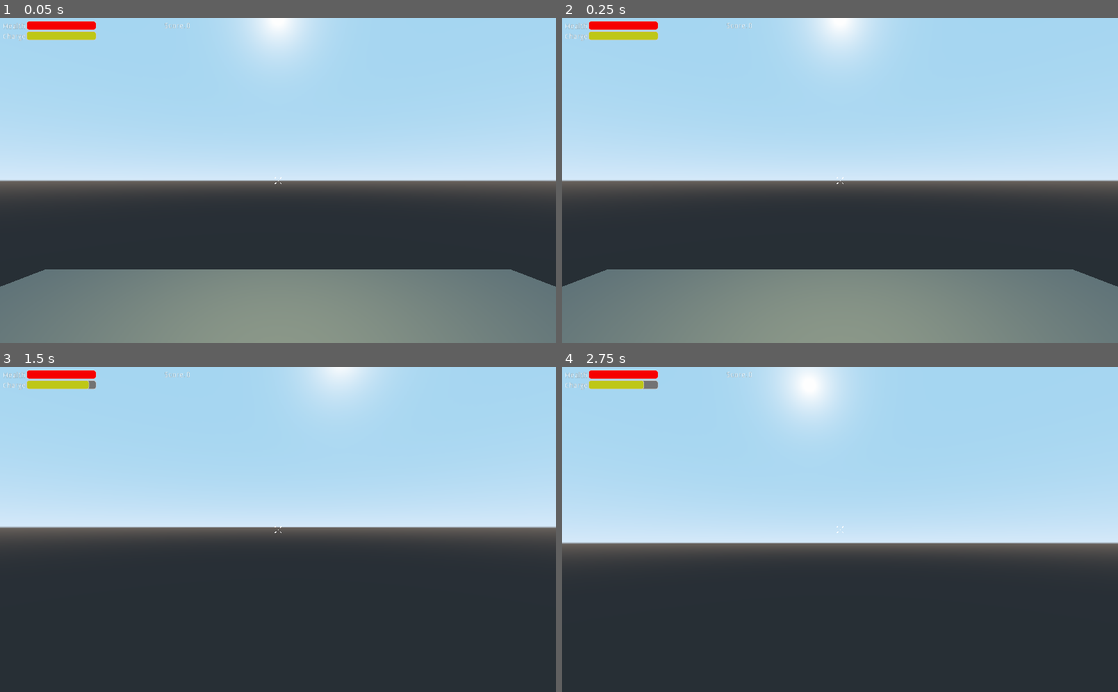
Above: before the commit, frames 1-4 (two rows, left to right).
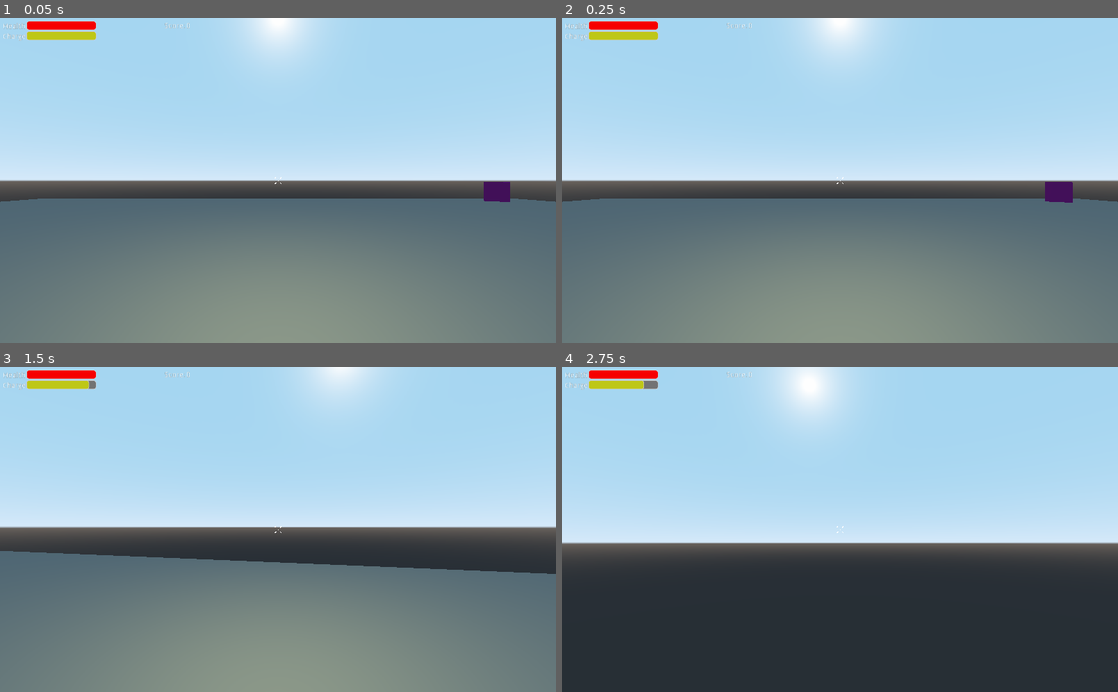
Above: after the commit, the same moments.

Repository: Bricode/BestGroupGameJam2021
Game: Godot game, scene res://Levels/TestingLasersLevel.tscn
The game is run twice, just before and just after one commit, with the same random seed, the same clock (stepped at 60 frames per second) and the same inputs. This scene is started directly instead of the project's main scene.
Inputs (mouse positions are in pixels of both pictures, inside the frame that each line leads up to):
- Up to frame 1 (0.05 s): no input
- Up to frame 2 (0.25 s): no input
- Up to frame 3 (1.5 s): tap Enter at 0.5 s; move the mouse to (305, 529) at 0.52 s; press the mouse at (305, 529) at 0.53 s; hold W (move_forward) from 0.53 s (still down); tap Space (jump) at 0.77 s; move the mouse to (250, 529) at 1.27 s; release the mouse at (250, 529) at 1.28 s; tap Shift (sprint) at 1.35 s
- Up to frame 4 (2.75 s): keep holding W (move_forward); tap Space (jump) at 1.52 s; move the mouse to (851, 523) at 2.02 s; press the mouse at (851, 523) at 2.03 s

The runs differ from the first frame. In frame 1, 22% of the frame differs, in the area x 0-100%, y 50-83%; in frame 2, 22%; in frame 3, 40%, in the area x 0-100%, y 56-100%; in frame 4, nothing differs.
Error in both runs: Attempt to call function 'add_child' in base 'null instance' on a null instance. (res://Player/Player.gd:65)

Commit message:
Emu Walking enemy and Rhino Walking enemy that charges

Diff:
--- /dev/null
+++ b/BestGroupGameJam2021/Enemy/Emu.gd
@@ -0,0 +1,24 @@
+extends KinematicBody
+
+
+# Declare member variables here. Examples:
+# var a = 2
+# var b = "text"
+onready var player = get_parent().get_parent().get_node("Player")
+var speed = 200
+# Called when the node enters the scene tree for the first time.
+func _ready():
+	pass # Replace with function body.
+func _process(delta):
+	var move = Vector3(0,0,0)
+	look_at(player.global_transform.origin, Vector3.UP)
+	rotation_degrees.x = 0
+	var direction = -player.transform.origin.direction_to(transform.origin) *speed
+	var player_vec3 = player.transform.origin
+	var enemy_vec3 = transform.origin
+	if Vector2(player_vec3.x,player_vec3.z).distance_to(Vector2(enemy_vec3.x,enemy_vec3.z)) <= 3:
+		direction = Vector3(0,0,0)
+	move_and_slide(direction * delta, Vector3.UP)
+# Called every frame. 'delta' is the elapsed time since the previous frame.
+#func _process(delta):
+#	pass
--- /dev/null
+++ b/BestGroupGameJam2021/Enemy/Emu.tscn
@@ -0,0 +1,17 @@
+[gd_scene load_steps=4 format=2]
+
+[ext_resource path="res://Enemy/Emu.gd" type="Script" id=1]
+
+[sub_resource type="CubeMesh" id=1]
+
+[sub_resource type="BoxShape" id=2]
+
+[node name="Emu" type="KinematicBody"]
+script = ExtResource( 1 )
+
+[node name="MeshInstance" type="MeshInstance" parent="."]
+mesh = SubResource( 1 )
+material/0 = null
+
+[node name="CollisionShape" type="CollisionShape" parent="."]
+shape = SubResource( 2 )
--- /dev/null
+++ b/BestGroupGameJam2021/Enemy/Rhino.gd
@@ -0,0 +1,29 @@
+extends KinematicBody
+
+
+# Declare member variables here. Examples:
+# var a = 2
+# var b = "text"
+onready var player = get_parent().get_parent().get_node("Player")
+var speed = 300
+# Called when the node enters the scene tree for the first time.
+func _ready():
+	pass
+func _process(delta):
+	var move = Vector3(0,0,0)
+	look_at(player.global_transform.origin, Vector3.UP)
+	rotation_degrees.x = 0
+	var direction = -player.transform.origin.direction_to(transform.origin) *speed
+	var player_vec3 = player.transform.origin
+	var enemy_vec3 = transform.origin
+	if Vector2(player_vec3.x,player_vec3.z).distance_to(Vector2(enemy_vec3.x,enemy_vec3.z)) <= 10:
+		speed = 500
+	elif Vector2(player_vec3.x,player_vec3.z).distance_to(Vector2(enemy_vec3.x,enemy_vec3.z)) > 10:
+		speed = 300
+	if Vector2(player_vec3.x,player_vec3.z).distance_to(Vector2(enemy_vec3.x,enemy_vec3.z)) <= 3:
+		direction = Vector3(0,0,0)
+	move_and_slide(direction * delta, Vector3.UP)
+
+# Called every frame. 'delta' is the elapsed time since the previous frame.
+#func _process(delta):
+#	pass
--- /dev/null
+++ b/BestGroupGameJam2021/Enemy/Rhino.tscn
@@ -0,0 +1,20 @@
+[gd_scene load_steps=5 format=2]
+
+[ext_resource path="res://Enemy/Rhino.gd" type="Script" id=1]
+
+[sub_resource type="CubeMesh" id=1]
+
+[sub_resource type="SpatialMaterial" id=3]
+albedo_color = Color( 0.968627, 0, 1, 1 )
+
+[sub_resource type="BoxShape" id=2]
+
+[node name="Rhino" type="KinematicBody"]
+script = ExtResource( 1 )
+
+[node name="MeshInstance" type="MeshInstance" parent="."]
+mesh = SubResource( 1 )
+material/0 = SubResource( 3 )
+
+[node name="CollisionShape" type="CollisionShape" parent="."]
+shape = SubResource( 2 )
--- a/BestGroupGameJam2021/Levels/TestLevel1.tscn
+++ b/BestGroupGameJam2021/Levels/TestLevel1.tscn
@@ -14,12 +14,6 @@
 [node name="Player" parent="." instance=ExtResource( 1 )]
 transform = Transform( 1, 0, 0, 0, 1, 0.000785398, 0, -0.000785398, 1, 0, 1.9613, 2.17421 )
 
-[node name="Camera" parent="Player/Head" index="0"]
-current = true
-
-[node name="Camera" parent="Player/ViewportContainer/Viewport" index="0"]
-current = true
-
 [node name="Ground" type="Spatial" parent="."]
 
 [node name="SmoothStoneBlock" parent="Ground" instance=ExtResource( 2 )]
--- a/BestGroupGameJam2021/Levels/TestingLasersLevel.tscn
+++ b/BestGroupGameJam2021/Levels/TestingLasersLevel.tscn
@@ -1,8 +1,7 @@
-[gd_scene load_steps=6 format=2]
+[gd_scene load_steps=5 format=2]
 
-[ext_resource path="res://GameModels/Items/coonan357(item).tscn" type="PackedScene" id=1]
+[ext_resource path="res://Enemy/Rhino.tscn" type="PackedScene" id=1]
 [ext_resource path="res://Player/Player.tscn" type="PackedScene" id=2]
-[ext_resource path="res://Levels/Lasers.gd" type="Script" id=3]
 
 [sub_resource type="PlaneMesh" id=1]
 
@@ -12,7 +11,7 @@
 [node name="Level" type="Spatial"]
 
 [node name="MeshInstance" type="MeshInstance" parent="."]
-transform = Transform( 6, 0, 0, 0, 1, 0, 0, 0, 6, 0, 0, 0 )
+transform = Transform( 30, 0, 0, 0, 1, 0, 0, 0, 30, 0, 0, 0 )
 mesh = SubResource( 1 )
 material/0 = null
 
@@ -24,8 +23,7 @@
 [node name="Player" parent="." instance=ExtResource( 2 )]
 transform = Transform( 1, 0, 0, 0, 1, 0, 0, 0, 1, 0, 1.27295, 0 )
 
-[node name="coonan" parent="." instance=ExtResource( 1 )]
-transform = Transform( 1, 0, 0, 0, 1, 0, 0, 0, 1, 2.44296, 0, 0 )
+[node name="Node" type="Node" parent="."]
 
-[node name="Lasers" type="Node" parent="."]
-script = ExtResource( 3 )
+[node name="Rhino" parent="Node" instance=ExtResource( 1 )]
+transform = Transform( 1, 0, 0, 0, 1, 0, 0, 0, 1, 23.449, 1.117, -24.938 )
--- a/BestGroupGameJam2021/Player/Player.tscn
+++ b/BestGroupGameJam2021/Player/Player.tscn
@@ -23,7 +23,6 @@
 
 [node name="Camera" type="Camera" parent="Head"]
 cull_mask = 1048573
-current = true
 
 [node name="RayCast" type="RayCast" parent="Head/Camera"]
 enabled = true
